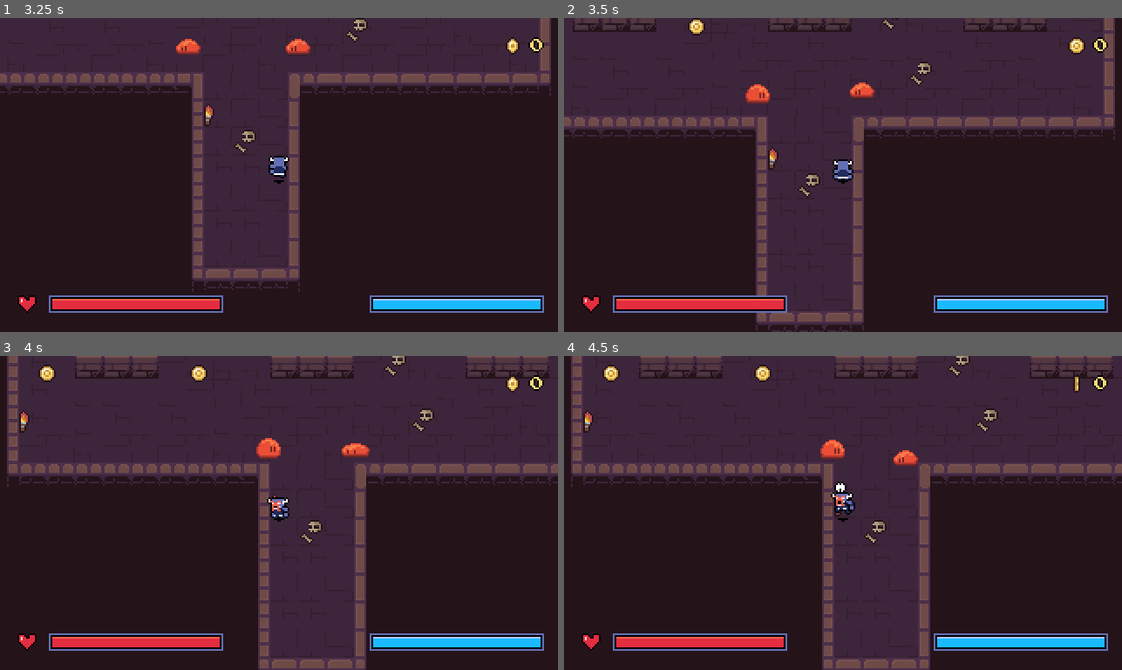
Above: before the commit, frames 1-4 (two rows, left to right).
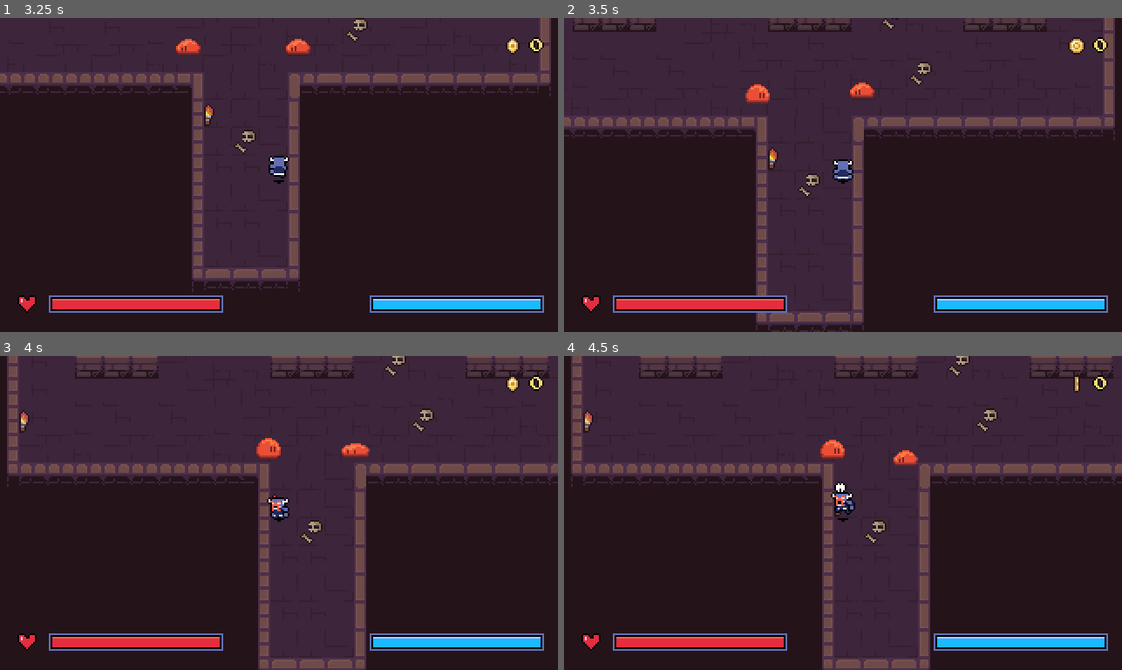
Above: after the commit, the same moments.

Repository: DaEpickid540/haven-2026
Game: Godot game, scene res://Scenes/dungeon_room_3.tscn
Same seed, same stepped clock (60 frames per second), same inputs: the game is played once before the commit and once after it. This scene is started directly instead of the project's main scene.
Inputs (mouse positions are in pixels of both pictures, inside the frame that each line leads up to):
- Up to frame 1 (3.25 s): move the mouse to (401, 159) at 0.52 s; hold Right (right) 0.53-1.28 s; tap F (attack) at 0.6 s; click (401, 159) at 0.67 s; move the mouse to (167, 190) at 1.27 s; hold Down (down) 1.28-2.03 s; tap Shift (dash) at 1.35 s; move the mouse to (334, 105) at 2.02 s; hold Right (right) 2.03-2.78 s; hold E (interact) 2.03-2.78 s; move the mouse to (251, 237) at 2.77 s; hold Up (up) from 2.78 s (still down); tap Ctrl at 2.85 s; click (251, 237) at 2.92 s
- Up to frame 2 (3.5 s): keep holding Up (up)
- Up to frame 3 (4 s): move the mouse to (446, 560) at 3.52 s; release Up (up) at 3.53 s; hold Left (left) from 3.53 s (still down); tap Alt at 3.6 s
- Up to frame 4 (4.5 s): keep holding Left (left); move the mouse to (675, 465) at 4.27 s; tap F (attack) at 4.35 s

Frame 1 is identical in both runs. In frame 2, 0.1% of the frame differs, in the area x 22-26%, y 0-6%; in frame 3, 0.3%, in the area x 6-38%, y 2-9%; in frame 4, 0.3%.

Commit message:
added and removed and moved aroun coins

Diff:
--- a/Scenes/dungeon_room_1.tscn
+++ b/Scenes/dungeon_room_1.tscn
@@ -113,27 +113,6 @@
 [node name="Coin18" parent="Coins" unique_id=1378175552 instance=ExtResource("5_coin")]
 position = Vector2(920, 312)
 
-[node name="Coin19" parent="Coins" unique_id=1734639578 instance=ExtResource("5_coin")]
-position = Vector2(936, 312)
-
-[node name="Coin20" parent="Coins" unique_id=1519326868 instance=ExtResource("5_coin")]
-position = Vector2(792, 152)
-
-[node name="Coin21" parent="Coins" unique_id=1261811487 instance=ExtResource("5_coin")]
-position = Vector2(808, 152)
-
-[node name="Coin22" parent="Coins" unique_id=284336301 instance=ExtResource("5_coin")]
-position = Vector2(392, 88)
-
-[node name="Coin23" parent="Coins" unique_id=1202929980 instance=ExtResource("5_coin")]
-position = Vector2(728, 88)
-
-[node name="Coin24" parent="Coins" unique_id=1456749569 instance=ExtResource("5_coin")]
-position = Vector2(392, 280)
-
-[node name="Coin25" parent="Coins" unique_id=704535273 instance=ExtResource("5_coin")]
-position = Vector2(728, 280)
-
 [node name="EnemySpawns" type="Node2D" parent="." unique_id=1710383374]
 
 [node name="Guard1" type="Marker2D" parent="EnemySpawns" unique_id=1066277987]
--- a/Scenes/dungeon_room_2.tscn
+++ b/Scenes/dungeon_room_2.tscn
@@ -69,9 +69,6 @@
 [node name="Coin5" parent="Coins" unique_id=1785442162 instance=ExtResource("5_coin")]
 position = Vector2(72, 680)
 
-[node name="Coin6" parent="Coins" unique_id=317323831 instance=ExtResource("5_coin")]
-position = Vector2(88, 680)
-
 [node name="Coin7" parent="Coins" unique_id=1089313269 instance=ExtResource("5_coin")]
 position = Vector2(200, 680)
 
@@ -90,14 +87,8 @@
 [node name="Coin12" parent="Coins" unique_id=1307095141 instance=ExtResource("5_coin")]
 position = Vector2(200, 216)
 
-[node name="Coin13" parent="Coins" unique_id=518872593 instance=ExtResource("5_coin")]
-position = Vector2(88, 312)
-
 [node name="Coin14" parent="Coins" unique_id=1880000389 instance=ExtResource("5_coin")]
 position = Vector2(200, 312)
-
-[node name="Coin15" parent="Coins" unique_id=21630037 instance=ExtResource("5_coin")]
-position = Vector2(712, 296)
 
 [node name="Coin16" parent="Coins" unique_id=1748279181 instance=ExtResource("5_coin")]
 position = Vector2(936, 296)
@@ -111,50 +102,14 @@
 [node name="Coin19" parent="Coins" unique_id=217079003 instance=ExtResource("5_coin")]
 position = Vector2(728, 40)
 
-[node name="Coin20" parent="Coins" unique_id=1309952743 instance=ExtResource("5_coin")]
-position = Vector2(744, 40)
-
-[node name="Coin21" parent="Coins" unique_id=818320398 instance=ExtResource("5_coin")]
-position = Vector2(760, 40)
-
-[node name="Coin22" parent="Coins" unique_id=855307223 instance=ExtResource("5_coin")]
-position = Vector2(840, 40)
-
 [node name="Coin23" parent="Coins" unique_id=482972263 instance=ExtResource("5_coin")]
 position = Vector2(856, 40)
-
-[node name="Coin24" parent="Coins" unique_id=197111039 instance=ExtResource("5_coin")]
-position = Vector2(872, 40)
-
-[node name="Coin25" parent="Coins" unique_id=1554230916 instance=ExtResource("5_coin")]
-position = Vector2(728, 88)
-
-[node name="Coin26" parent="Coins" unique_id=1606393355 instance=ExtResource("5_coin")]
-position = Vector2(744, 88)
-
-[node name="Coin27" parent="Coins" unique_id=580379879 instance=ExtResource("5_coin")]
-position = Vector2(856, 88)
 
 [node name="Coin28" parent="Coins" unique_id=1009351322 instance=ExtResource("5_coin")]
 position = Vector2(872, 88)
 
-[node name="Coin29" parent="Coins" unique_id=1964954874 instance=ExtResource("5_coin")]
-position = Vector2(792, 56)
-
-[node name="Coin30" parent="Coins" unique_id=1781938126 instance=ExtResource("5_coin")]
-position = Vector2(808, 56)
-
 [node name="Coin31" parent="Coins" unique_id=1649335039 instance=ExtResource("5_coin")]
 position = Vector2(312, 184)
-
-[node name="Coin32" parent="Coins" unique_id=1870206339 instance=ExtResource("5_coin")]
-position = Vector2(600, 184)
-
-[node name="Coin33" parent="Coins" unique_id=272798148 instance=ExtResource("5_coin")]
-position = Vector2(312, 328)
-
-[node name="Coin34" parent="Coins" unique_id=1942999425 instance=ExtResource("5_coin")]
-position = Vector2(600, 328)
 
 [node name="EnemySpawns" type="Node2D" parent="." unique_id=1828576152]
 
--- a/Scenes/dungeon_room_3.tscn
+++ b/Scenes/dungeon_room_3.tscn
@@ -248,6 +248,7 @@
 
 [node name="DungeonRoom3" type="Node2D" unique_id=189765543]
 position = Vector2(-2, 2)
+metadata/_edit_vertical_guides_ = [-840.0]
 
 [node name="Dungeon" type="TileMapLayer" parent="." unique_id=1336268695]
 tile_map_data = PackedByteArray("AAAGAAoAAAAAAAIAAAAGAAkAAAAAAAIAAAAGAAgAAAAAAAIAAAAGAAcAAAAAAAIAAAAGAAsAAAAAAAIAAAAGAA …(88144 unchanged characters)…
@@ -286,25 +287,31 @@
 [node name="Coins" type="Node2D" parent="." unique_id=1656557135]
 
 [node name="Coin" parent="Coins" unique_id=191703656 instance=ExtResource("3_23la8")]
-position = Vector2(71, 45)
+position = Vector2(259, -239)
 
 [node name="Coin2" parent="Coins" unique_id=329650702 instance=ExtResource("3_23la8")]
-position = Vector2(-16, 45)
+position = Vector2(416, -181)
 
 [node name="Coin3" parent="Coins" unique_id=279563080 instance=ExtResource("3_23la8")]
 position = Vector2(-11, 10)
 
 [node name="Coin4" parent="Coins" unique_id=1202672293 instance=ExtResource("3_23la8")]
-position = Vector2(-22, 20)
+position = Vector2(257, -366)
 
 [node name="Coin5" parent="Coins" unique_id=1610941338 instance=ExtResource("3_23la8")]
-position = Vector2(18, -9)
+position = Vector2(-198, 112)
 
 [node name="Coin6" parent="Coins" unique_id=394206491 instance=ExtResource("3_23la8")]
-position = Vector2(55, 8)
+position = Vector2(488, 36)
+
+[node name="Coin8" parent="Coins" unique_id=1148736888 instance=ExtResource("3_23la8")]
+position = Vector2(503, 278)
+
+[node name="Coin9" parent="Coins" unique_id=1505752000 instance=ExtResource("3_23la8")]
+position = Vector2(-222, -156)
 
 [node name="Coin7" parent="Coins" unique_id=1871634488 instance=ExtResource("3_23la8")]
-position = Vector2(-26, -8)
+position = Vector2(-339, -61)
 
 [node name="BossGreen" parent="." unique_id=87376223 instance=ExtResource("6_vmr8y")]
 position = Vector2(-188, -432)
